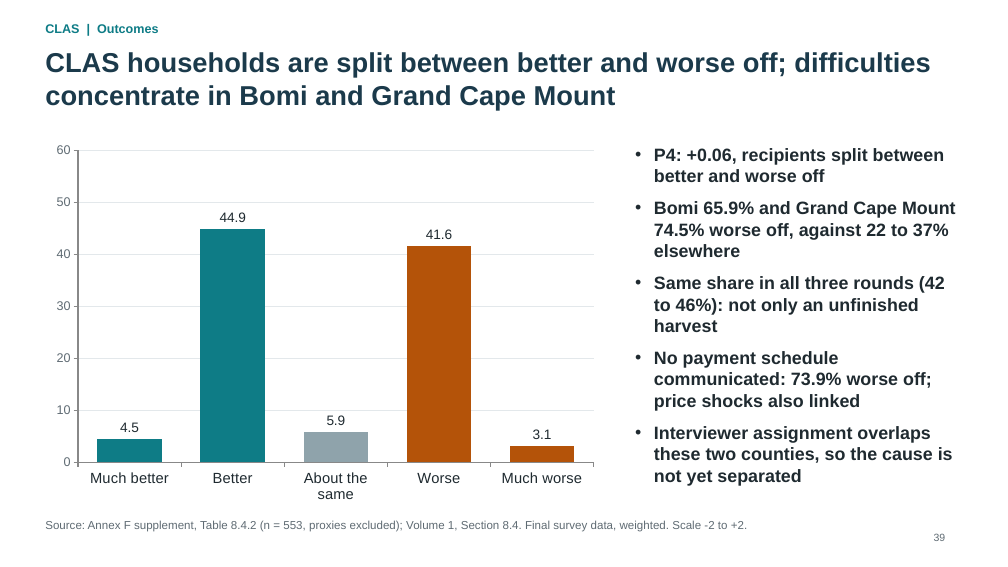
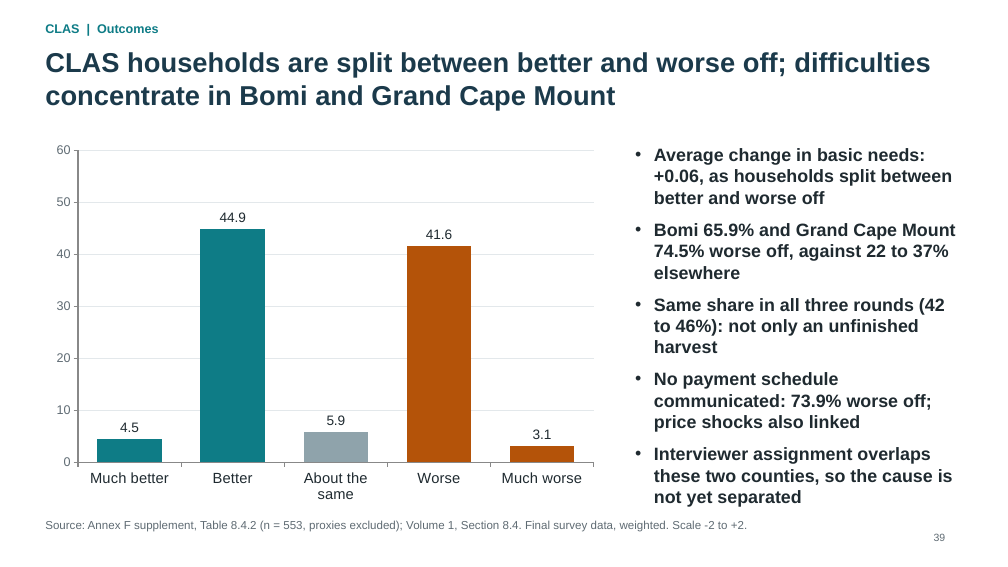
Before and after one commit to kokouekpinda/kokouekpinda, a slide deck: slide 39 of deliverables/REALISE_PMT_Presentation_v5.pptx. Drawn at 1008x567 pixels with LibreOffice and Linux fonts; fonts in the diff are those of the drawing. Boxes give left, top, right and bottom in pixels: in the first picture for what was removed or moved away, otherwise in the second. Text is boxed around its words. In the diff, an @@ line names an element or a change of style, - is before the commit and + after.

```diff
--- a/deliverables/REALISE_PMT_Presentation_v5.pptx
+++ b/deliverables/REALISE_PMT_Presentation_v5.pptx
@@ text at (654, 148, 953, 204): text changed @@
-• P4: +0.06, recipients split between better and worse off
+• Average change in basic needs: +0.06, as households split between better and worse off
```
Also in this commit, not shown: 10 other slides changed, 1 other file.
